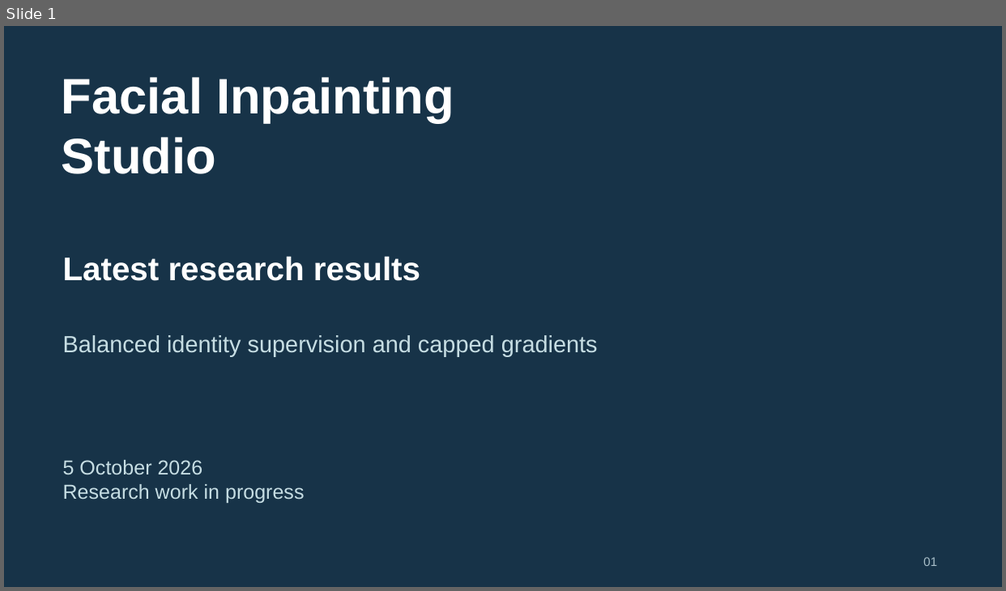
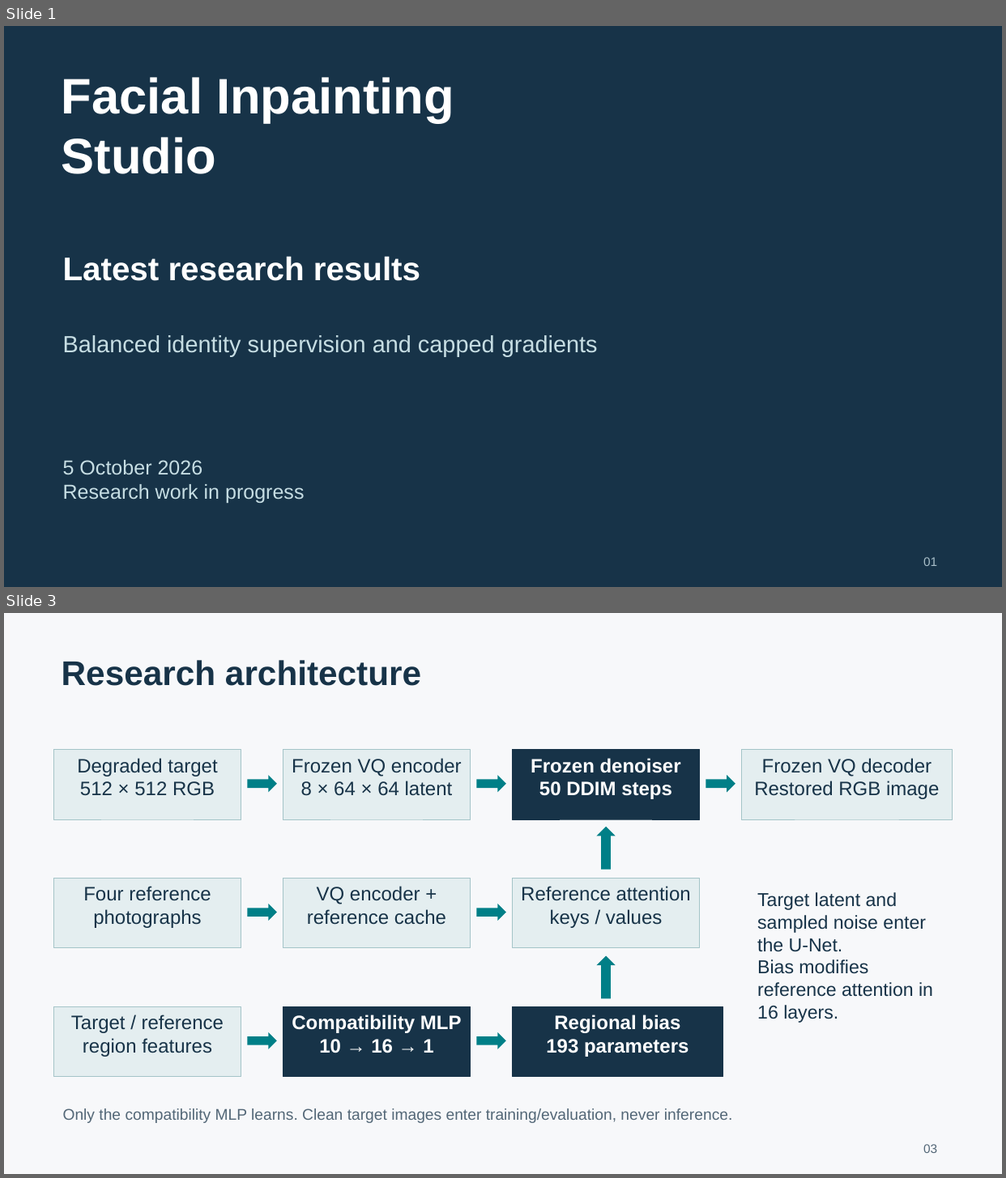
Before and after one commit to rehaan1603/facial-inpainting-studio, a slide deck: presentations/Facial_Inpainting_Results_2026-10-05.pptx. Shown one above the other, each under a label of ours: slide 1 before the commit, slides 1 and 3 after it; the slides between them are not shown. The pictures are 1006x591 and 1006x1178 pixels, drawn with LibreOffice and Linux fonts; fonts in the diff are those of the drawing. Boxes give left, top, right and bottom in pixels: in the first picture for what was removed or moved away, otherwise in the second. Text is boxed around its words. In the diff, an @@ line names an element or a change of style, - is before the commit and + after.

Commit message:
Expand latest presentation with architecture and corruption results

```diff
--- a/presentations/Facial_Inpainting_Results_2026-10-05.pptx
+++ b/presentations/Facial_Inpainting_Results_2026-10-05.pptx
@@ slide 3 added at <box>4,613,1002,1174</box>, background #F7F8FA @@
@@ text added at <box>62,660,421,686</box>, 33 pt, text #173348, bold @@
+Research architecture
@@ rectangle added at <box>54,749,241,820</box>, fill #E4EEF0, outline #A4C4C8 0.75 pt, 18.8 pt, text #173348 @@
+Degraded target
+512 × 512 RGB
@@ rectangle added at <box>283,749,471,820</box>, fill #E4EEF0, outline #A4C4C8 0.75 pt, 18.8 pt, text #173348 @@
+Frozen VQ encoder
+8 × 64 × 64 latent
@@ rectangle added at <box>513,749,700,820</box>, fill #173348, outline #173348 0.75 pt, 18.8 pt, text #FFFFFF, bold @@
+Frozen denoiser
+50 DDIM steps
@@ rectangle added at <box>741,749,952,820</box>, fill #E4EEF0, outline #A4C4C8 0.75 pt, 18.8 pt, text #173348 @@
+Frozen VQ decoder
+Restored RGB image
@@ right arrow added at <box>247,776,277,793</box>, fill #007F87 @@
@@ right arrow added at <box>476,776,506,793</box>, fill #007F87 @@
@@ right arrow added at <box>706,776,736,793</box>, fill #007F87 @@
@@ up arrow added at <box>597,826,616,869</box>, fill #007F87 @@
@@ rectangle added at <box>54,878,241,948</box>, fill #E4EEF0, outline #A4C4C8 0.75 pt, 18.8 pt, text #173348 @@
+Four reference
+photographs
@@ rectangle added at <box>283,878,471,948</box>, fill #E4EEF0, outline #A4C4C8 0.75 pt, 18.8 pt, text #173348 @@
+VQ encoder +
+reference cache
@@ rectangle added at <box>513,878,700,948</box>, fill #E4EEF0, outline #A4C4C8 0.75 pt, 18.8 pt, text #173348 @@
+Reference attention
+keys / values
@@ text added at <box>757,892,933,1023</box>, 18 pt, text #173348 @@
+Target latent and sampled noise enter the U-Net.
+Bias modifies reference attention in 16 layers.
@@ right arrow added at <box>247,905,277,922</box>, fill #007F87 @@
@@ right arrow added at <box>476,905,506,922</box>, fill #007F87 @@
@@ up arrow added at <box>597,956,616,999</box>, fill #007F87 @@
@@ rectangle added at <box>54,1007,241,1077</box>, fill #E4EEF0, outline #A4C4C8 0.75 pt, 18.8 pt, text #173348 @@
+Target / reference
+region features
@@ rectangle added at <box>283,1007,471,1077</box>, fill #173348, outline #173348 0.75 pt, 18.8 pt, text #FFFFFF, bold @@
+Compatibility MLP
+10 → 16 → 1
@@ rectangle added at <box>513,1007,722,1077</box>, fill #173348, outline #173348 0.75 pt, 18.8 pt, text #FFFFFF, bold @@
+Regional bias
+193 parameters
@@ right arrow added at <box>247,1033,277,1050</box>, fill #007F87 @@
@@ right arrow added at <box>476,1033,506,1050</box>, fill #007F87 @@
@@ text added at <box>63,1109,732,1123</box>, 15 pt, text #536777 @@
+Only the compatibility MLP learns. Clean target images enter training/evaluation, never inference.
@@ text added at <box>923,1144,937,1153</box>, 12 pt, text #536777 @@
+03
```
Also in this commit, not shown: 13 slides changed, 5 other slides added, 1 other file.
